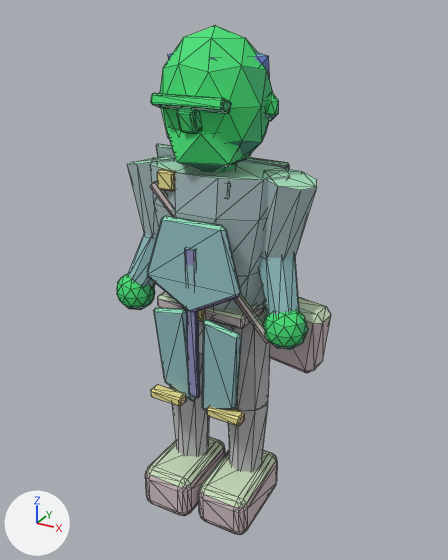
A saved change to the glTF model assets/exports/npc/npc_healer_v01.glb.
Both versions are drawn from a camera (50 mm lens) standing at (1.158, -2.053, 2.137) and looking at (0.016, 0.022, 1.1). Lighting does not change. The marker at lower left points along +X, +Y and +Z. The older version comes first. Mesh edges are drawn as thin lines. Vertices at exactly the same position are counted once.

Objects in the first picture: 'GEO_npc_healer_v01'.
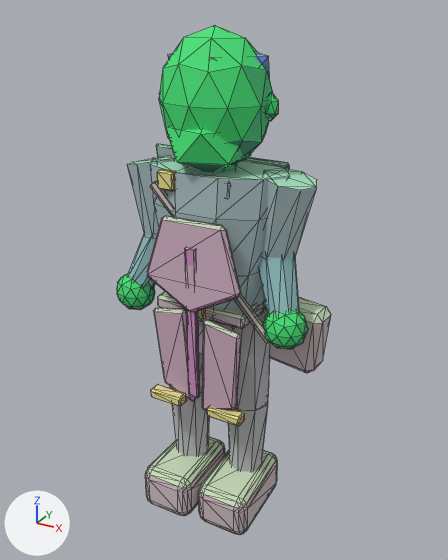
Location of each change, [x1, y1, x2, y2] in pixels of the pictures (448 x 560 px):
part 1 of me_geo_npc_healer_v01, deleted (green)
    before: [177, 107, 201, 133]
part 2 of me_geo_npc_healer_v01, deleted (green)
    before: [151, 93, 231, 113]
part 3 of me_geo_npc_healer_v01, recoloured (cyan to grey)
    both: [147, 216, 241, 410]

What the commit changed:
me_geo_npc_healer_v01 is used by ob_geo_npc_healer_v01; location (0.0, 0.0, 0.0).
me_geo_npc_healer_v01 had 1040 vertices, 1932 faces and spanned x -0.43..0.46, y -0.27..0.26, z 0.0..2.08.
me_geo_npc_healer_v01 now has 928 vertices, 1716 faces and spans x -0.43..0.46, y -0.27..0.26, z 0.0..2.08.
me_geo_npc_healer_v01 part 1: the loose piece of 56 vertices spanning x -0.04..0.04, y -0.23..-0.16, z 1.74..1.83 is deleted.
me_geo_npc_healer_v01 part 2: the loose piece of 56 vertices spanning x -0.14..0.14, y -0.22..-0.15, z 1.81..1.86 is deleted.
me_geo_npc_healer_v01 part 3: 188 kept faces spanning x -0.21..0.21, y -0.23..-0.14, z 0.59..1.42 get new vertex colours.
